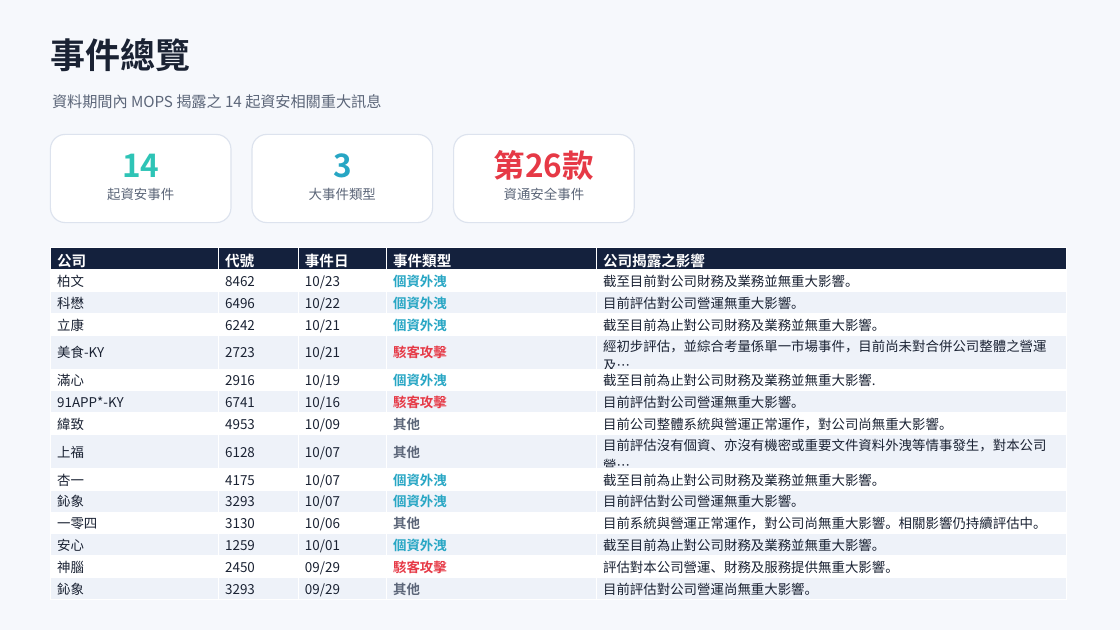
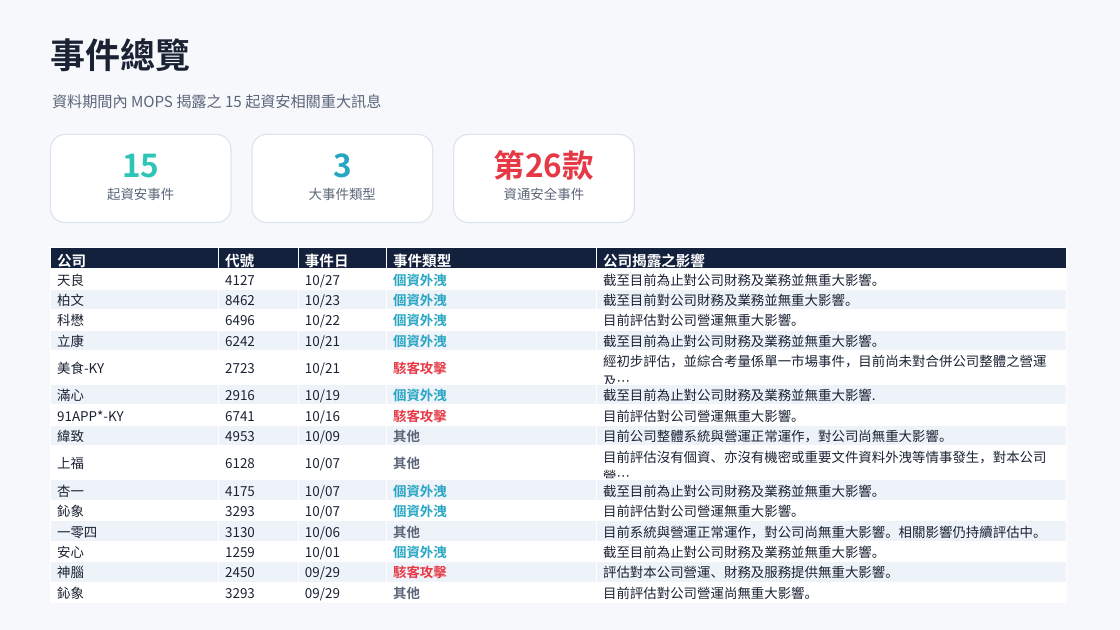
Before and after one commit to Johnnylin77/mops-isec-monitor, a slide deck: slide 2 of 資安事件因應分析.pptx. Drawn at 1120x630 pixels with LibreOffice and Linux fonts; fonts in the diff are those of the drawing. Boxes give left, top, right and bottom in pixels: in the first picture for what was removed or moved away, otherwise in the second. Text is boxed around its words. In the diff, an @@ line names an element or a change of style, - is before the commit and + after.

Commit message:
MOPS report: 2026-10-28

```diff
--- a/資安事件因應分析.pptx
+++ b/資安事件因應分析.pptx
@@ text at (x1=52, y1=94, x2=381, y2=108): text changed @@
-資料期間內 MOPS 揭露之 14 起資安相關重大訊息
+資料期間內 MOPS 揭露之 15 起資安相關重大訊息
@@ text at (x1=122, y1=153, x2=159, y2=178): text changed @@
-14
+15
@@ table at (x1=50, y1=248, x2=1067, y2=605) @@
+row 2: 天良 | 4127 | 10/27 | 個資外洩 | 截至目前為止對公司財務及業務並無重大影響。
```
Also in this commit, not shown: 7 other slides changed, 2 other files.
